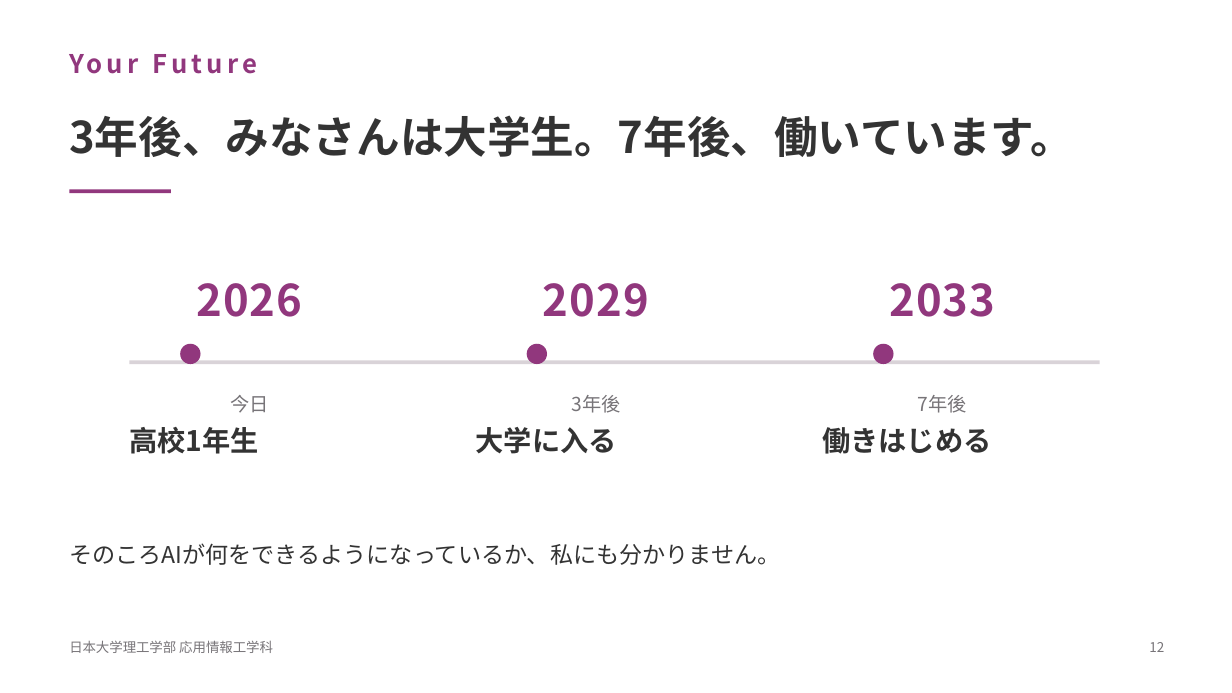
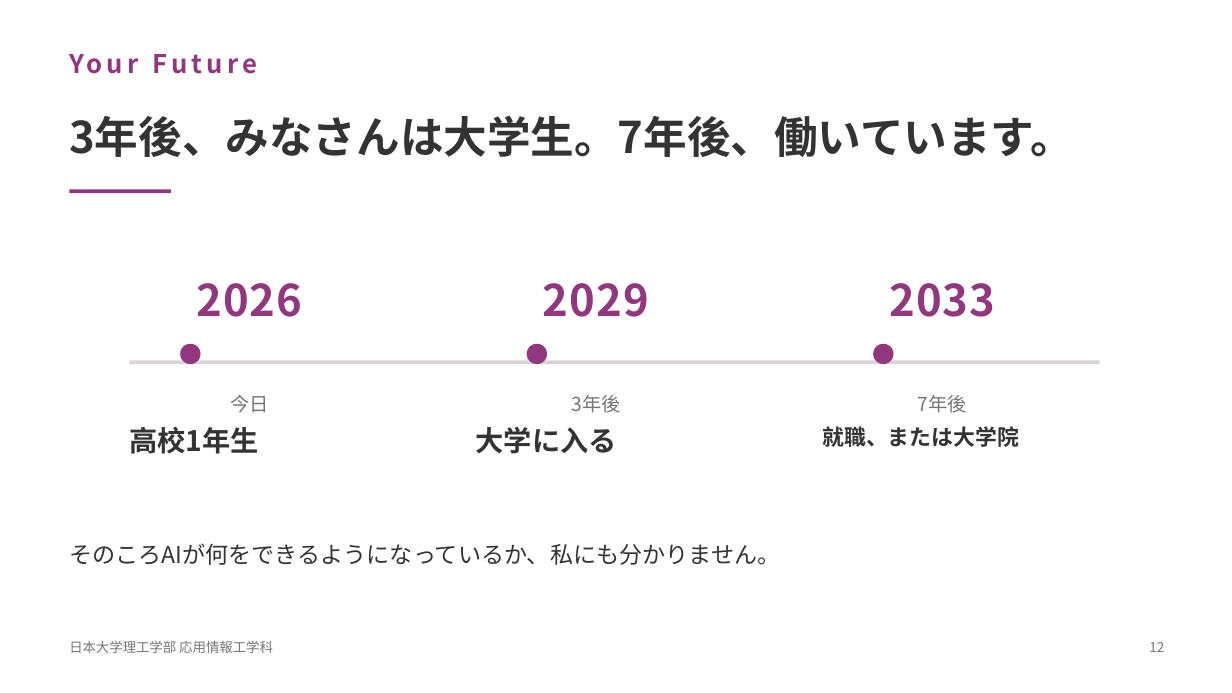
Before and after one commit to yutakaJssst/narashino-visit-2, a slide deck: slide 12 of slides/nichinara20260908.pptx. Drawn at 1232x693 pixels with LibreOffice and Linux fonts; fonts in the diff are those of the drawing. Boxes give left, top, right and bottom in pixels: in the first picture for what was removed or moved away, otherwise in the second. Text is boxed around its words. In the diff, an @@ line names an element or a change of style, - is before the commit and + after.

```diff
--- a/slides/nichinara20260908.pptx
+++ b/slides/nichinara20260908.pptx
@@ text at (x1=822, y1=426, x2=1019, y2=447): text changed; size 22 to 17 pt @@
-働きはじめる
+就職、または大学院
```
Also in this commit, not shown: 6 other slides changed, 1 slide added, 1 slide removed, 11 other files.
